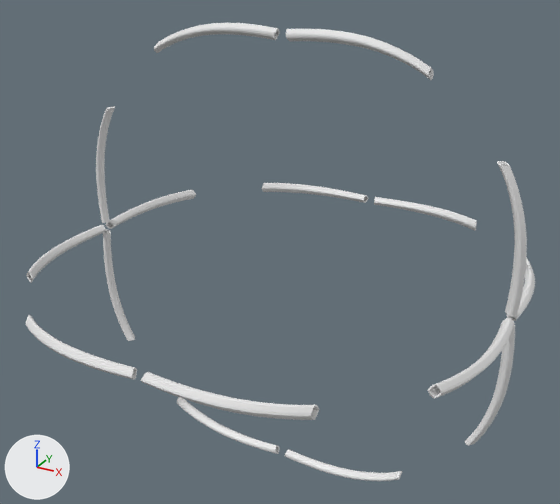
The Blender file 4th 4dmc.BaseGeometry.+ExtraSide.Curves.Handles (1).blend, before and after one commit.
One viewpoint serves both versions: a 50 mm camera at (0.205, -0.376, 0.198) aimed at (-0.003, 0.003, 0.009). Every picture has the same lights, and +X, +Y and +Z are marked at lower left. The same objects are shown in both versions, whatever each file hides.

Objects in the first picture: 'F.E.Curve.Edge.InO'.
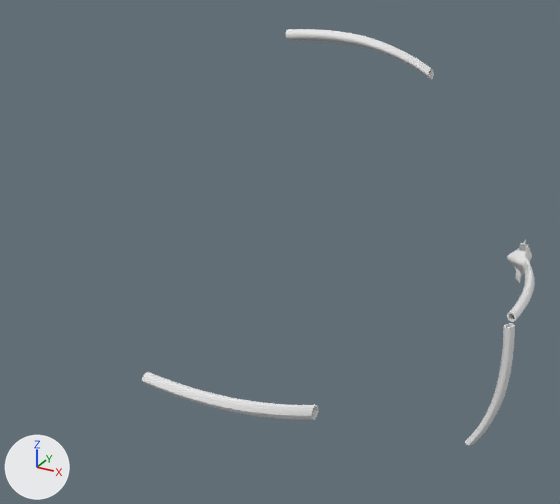
Changed parts and their boxes (x1, y1, x2, y2) in the pictures (560 x 504 px):
'F.E.Curve.Edge.InO', modifiers changed (23% narrower, 9% shorter): before (25, 23, 535, 481); after (142, 29, 535, 446)
'F.E.Cubie.Corner.InO.Frag.UDSpike.1/6.Round.Pazz.Joint.Z', added: after (506, 240, 532, 284)

Diff of the bpy script that builds the scene:
```diff
--- a/4th 4dmc.BaseGeometry.+ExtraSide.Curves.Handles (1).blend.py
+++ b/4th 4dmc.BaseGeometry.+ExtraSide.Curves.Handles (1).blend.py
@@ me_cube_032 @@
+me_cube_032.from_pydata(...)  # 1067 vertices, 1406 faces; spans x 0.1152..0.1312, y 0.0704..0.0911, z -0.0147..0.0147
@@ ob_f_e_curve_edge_ino @@
 _m = ob_f_e_curve_edge_ino.modifiers.new('Mirror', 'MIRROR')
-_m.use_axis = (True, True, True)
+_m.use_axis = (False, False, True)
 _m = ob_f_e_curve_edge_ino.modifiers.new('Array.XY', 'ARRAY')
@@ ob_f_e_cubie_corner_ino_frag_udspike_1_6_round_pazz_joint_z @@
+ob_f_e_cubie_corner_ino_frag_udspike_1_6_round_pazz_joint_z = bpy.data.objects.new('F.E.Cubie.Corner.InO.Frag.UDSpike.1/6.Round.Pazz.Joint.Z', me_cube_032)
+ob_f_e_cubie_corner_ino_frag_udspike_1_6_round_pazz_joint_z.location = (0.0, 0.0, 0.0)
```
